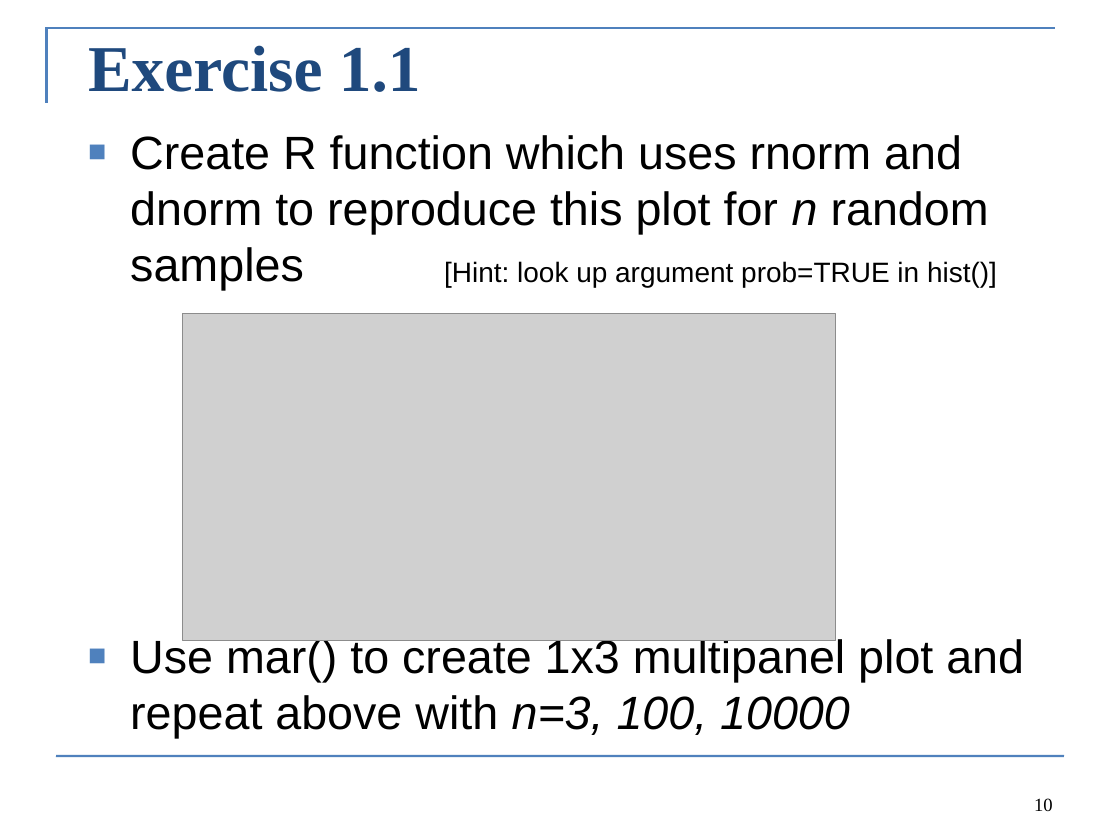
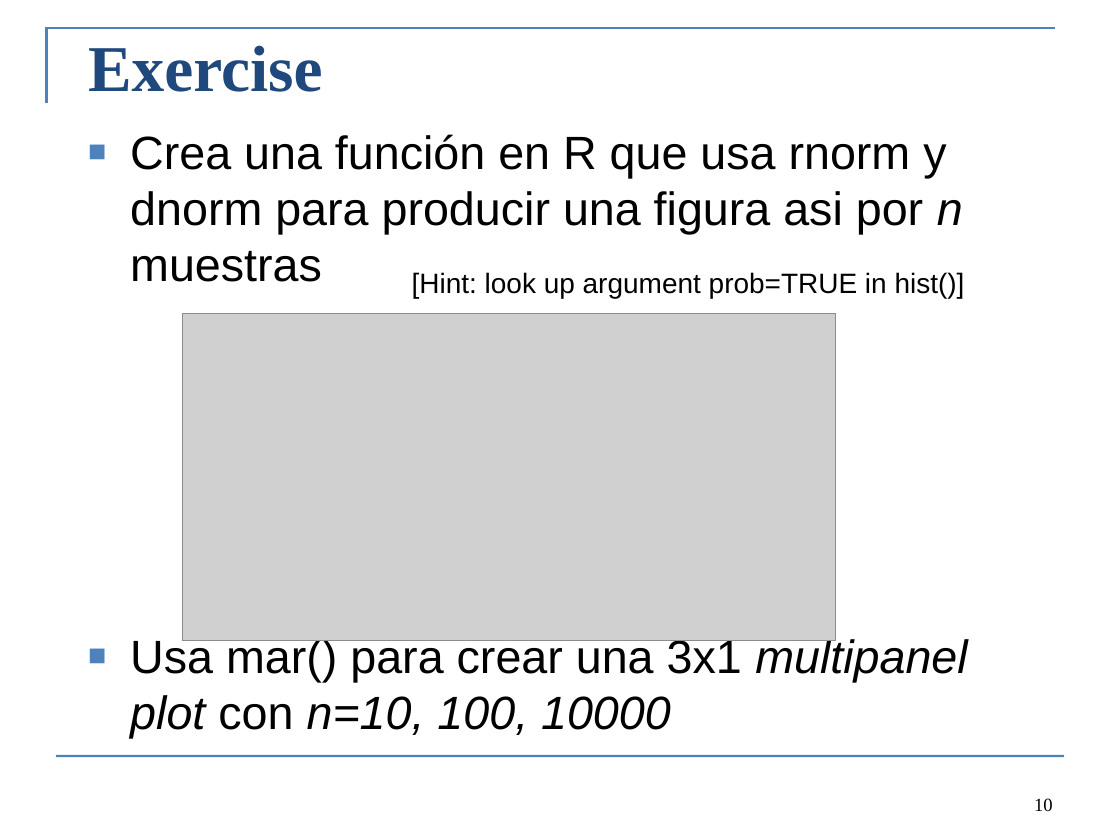
Before and after one commit to colemonnahan/bayes_workshop, a slide deck: slide 10 of dia1/lecture1_probability.pptx. Drawn at 1120x840 pixels with LibreOffice and Linux fonts; fonts in the diff are those of the drawing; grey boxes stand for pictures. Boxes give left, top, right and bottom in pixels: in the first picture for what was removed or moved away, otherwise in the second. Text is boxed around its words. In the diff, an @@ line names an element or a change of style, - is before the commit and + after.

```diff
--- a/dia1/lecture1_probability.pptx
+++ b/dia1/lecture1_probability.pptx
@@ title at [88, 45, 322, 92]: text changed @@
-Exercise 1.1
+Exercise
@@ text at [130, 134, 968, 739]: text changed @@
-■ Create R function which uses rnorm and dnorm to reproduce this plot for n random samples
-■ Use mar() to create 1x3 multipanel plot and repeat above with n=3, 100, 10000
+■ Crea una función en R que usa rnorm y dnorm para producir una figura asi por n muestras
+■ Usa mar() para crear una 3x1 multipanel plot con n=10, 100, 10000
@@ text "[Hint: look up argument prob=TRUE ...": place and size @@
-text "[Hint: look up argument prob=TRUE ..." at [444, 261, 997, 287]
+text "[Hint: look up argument prob=TRUE ..." at [412, 272, 965, 298]
```
Also in this commit, not shown: 5 other slides changed, 1 slide added, 1 slide removed, 4 other files.
